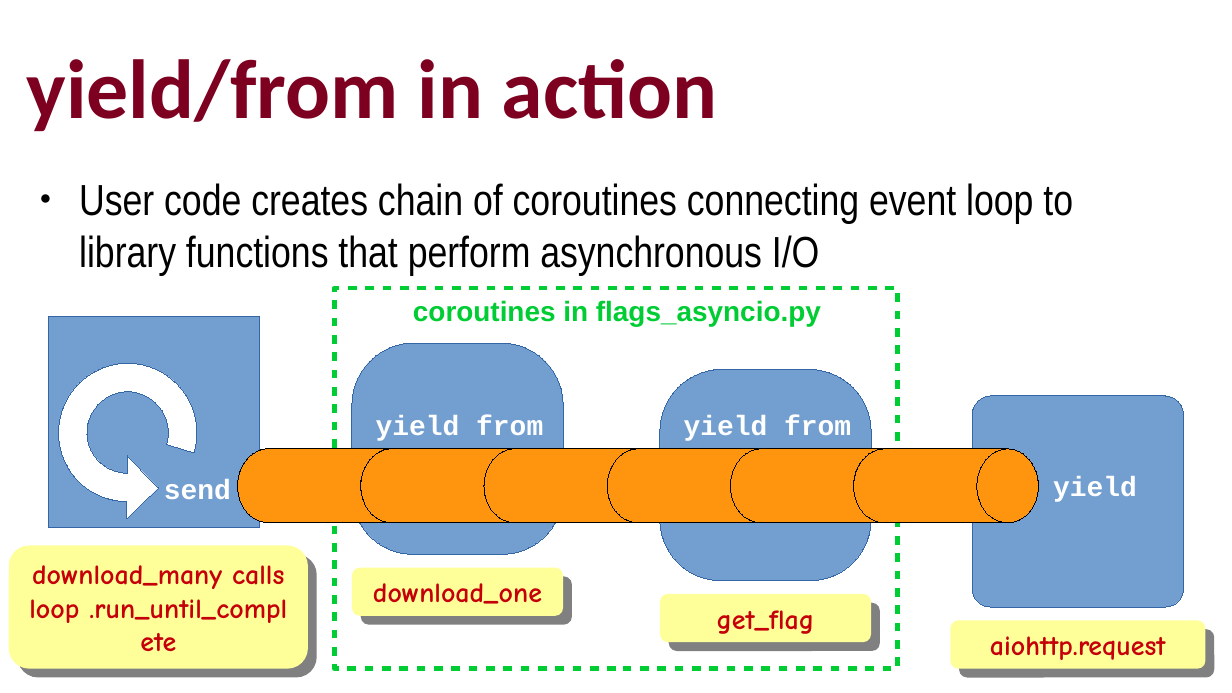
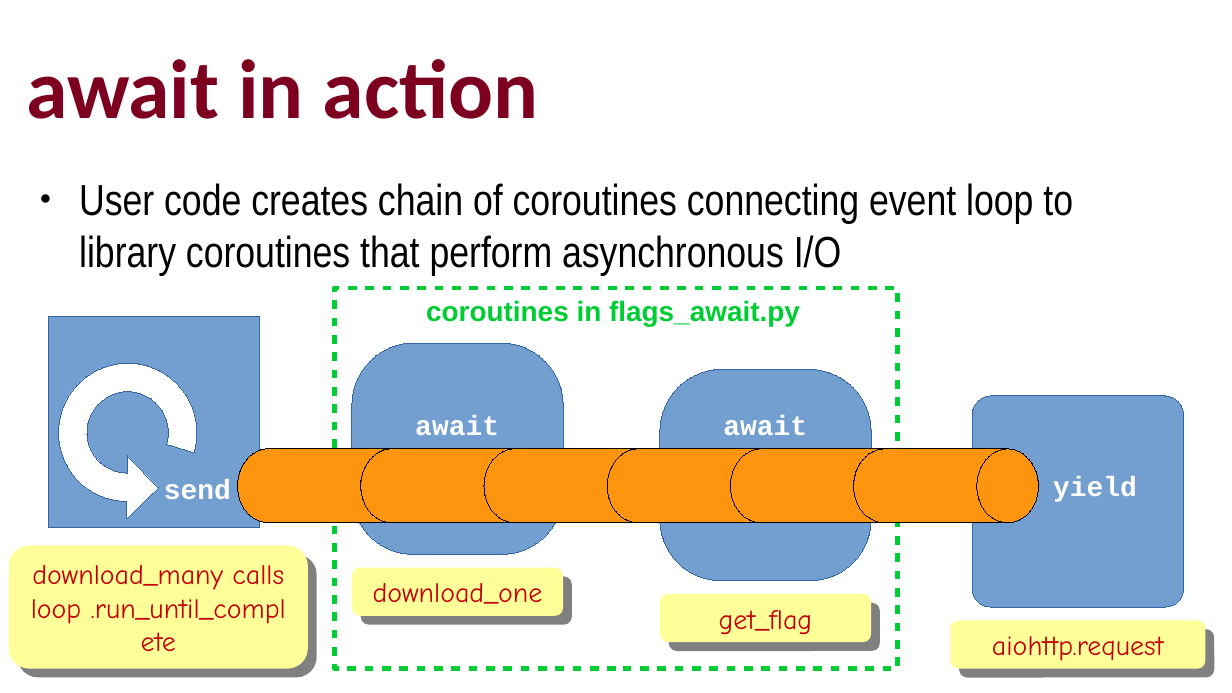
Before and after one commit to ramalho/platespinning, a slide deck: slide 30 of plate-spinning-oscon-eu.odp. Drawn at 1232x693 pixels with LibreOffice and Linux fonts; fonts in the diff are those of the drawing. Boxes give left, top, right and bottom in pixels: in the first picture for what was removed or moved away, otherwise in the second. Text is boxed around its words. In the diff, an @@ line names an element or a change of style, - is before the commit and + after.

```diff
--- a/plate-spinning-oscon-eu.odp
+++ b/plate-spinning-oscon-eu.odp
@@ title at (x1=26, y1=59, x2=538, y2=119): text changed @@
-yield/from in action
+await in action
@@ text at (x1=79, y1=183, x2=1073, y2=275): text changed @@
-● User code creates chain of coroutines connecting event loop to library functions that perform asynchronous I/O
+● User code creates chain of coroutines connecting event loop to library coroutines that perform asynchronous I/O
@@ text at (x1=426, y1=300, x2=800, y2=326): text changed @@
-coroutines in flags_asyncio.py
+coroutines in flags_await.py
@@ text removed at (x1=376, y1=415, x2=543, y2=441) @@
-yield from
@@ text added at (x1=415, y1=415, x2=499, y2=435), 18 pt, text #FFFFFF, bold @@
+await
@@ text removed at (x1=684, y1=415, x2=851, y2=441) @@
-yield from
@@ text added at (x1=723, y1=415, x2=807, y2=435), 18 pt, text #FFFFFF, bold @@
+await
@@ bold off in 4 elements at (x1=352, y1=568, x2=563, y2=616), (x1=661, y1=594, x2=872, y2=642), (x1=950, y1=620, x2=1205, y2=669), (x1=9, y1=546, x2=309, y2=669) @@
```
Also in this commit, not shown: 27 other slides changed, 2 slides added, 2 slides removed, 11 other files.
